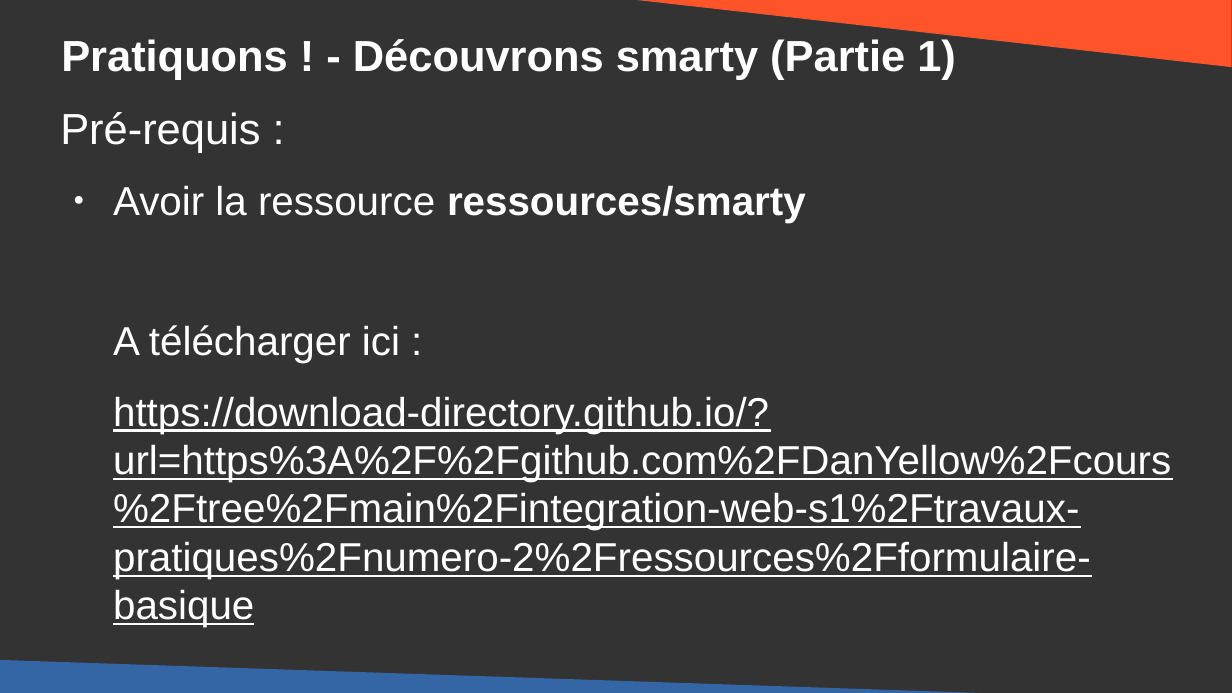
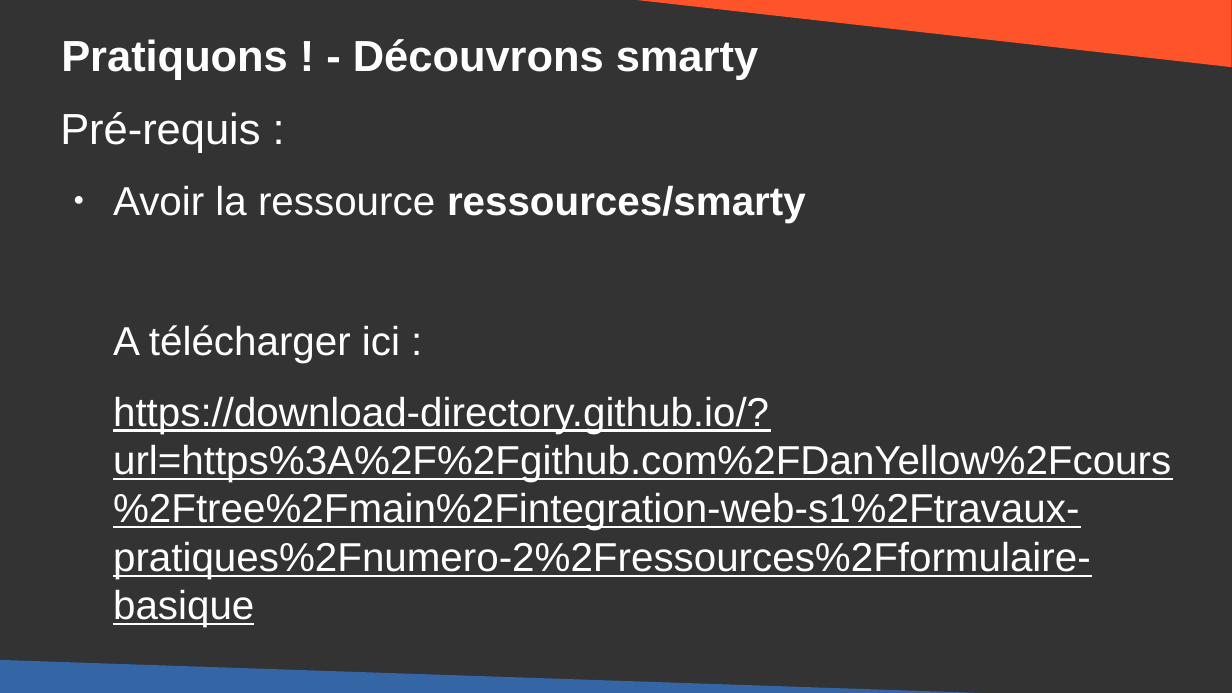
Before and after one commit to DanYellow/cours, a slide deck: slide 13 of gestion-de-contenus-spécialisee-s4/travaux-pratiques/numero-1/presentation.odp. Drawn at 1232x693 pixels with LibreOffice and Linux fonts; fonts in the diff are those of the drawing. Boxes give left, top, right and bottom in pixels: in the first picture for what was removed or moved away, otherwise in the second. Text is boxed around its words. In the diff, an @@ line names an element or a change of style, - is before the commit and + after.

```diff
--- a/gestion-de-contenus-spécialisee-s4/travaux-pratiques/numero-1/presentation.odp
+++ b/gestion-de-contenus-spécialisee-s4/travaux-pratiques/numero-1/presentation.odp
@@ title at bbox=[61, 39, 758, 80]: text changed @@
-Pratiquons ! - Découvrons smarty (Partie 1)
+Pratiquons ! - Découvrons smarty
```
Also in this commit, not shown: 1 other slide changed, 46 slides removed, 7 other files.
